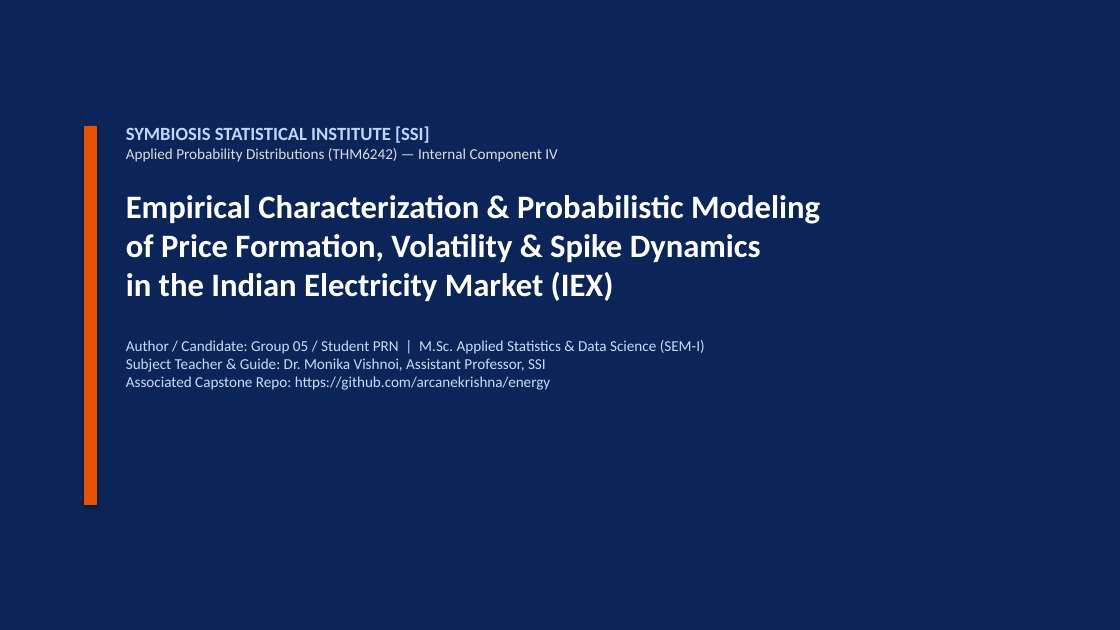
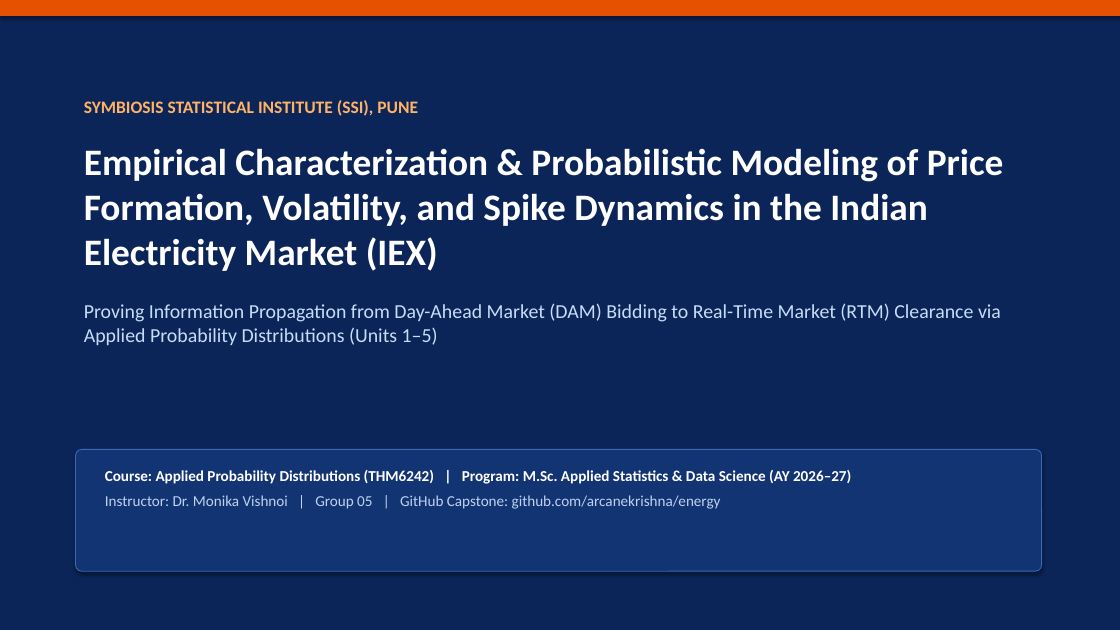
Before and after one commit to arcanekrishna/energy, a slide deck: slide 1 of academic_submission/presentation/Group05_Title05_Presentation.pptx. Drawn at 1120x630 pixels with LibreOffice and Linux fonts; fonts in the diff are those of the drawing. Boxes give left, top, right and bottom in pixels: in the first picture for what was removed or moved away, otherwise in the second. Text is boxed around its words. In the diff, an @@ line names an element or a change of style, - is before the commit and + after.

```diff
--- a/academic_submission/presentation/Group05_Title05_Presentation.pptx
+++ b/academic_submission/presentation/Group05_Title05_Presentation.pptx
@@ rectangle resized from (x1=84, y1=126, x2=97, y2=504) to (x1=0, y1=0, x2=1120, y2=15) @@
@@ text at (x1=84, y1=100, x2=1004, y2=345): text changed; size 13 to 17 pt; bold on @@
-SYMBIOSIS STATISTICAL INSTITUTE [SSI]
-Applied Probability Distributions (THM6242) — Internal Component IV
-Empirical Characterization & Probabilistic Modeling
-of Price Formation, Volatility & Spike Dynamics
-in the Indian Electricity Market (IEX)
-Author / Candidate: Group 05 / Student PRN | M.Sc. Applied Statistics & Data Science (SEM-I)
-Subject Teacher & Guide: Dr. Monika Vishnoi, Assistant Professor, SSI
-Associated Capstone Repo: https://github.com/arcanekrishna/energy
+SYMBIOSIS STATISTICAL INSTITUTE (SSI), PUNE
+Empirical Characterization & Probabilistic Modeling of Price Formation, Volatility, and Spike Dynamics in the Indian Electricity Market (IEX)
+Proving Information Propagation from Day-Ahead Market (DAM) Bidding to Real-Time Market (RTM) Clearance via Applied Probability Distributions (Units 1–5)
@@ rounded rectangle added at (x1=76, y1=450, x2=1042, y2=571), fill #123473, outline #3C69B4 0.75 pt @@
@@ text added at (x1=105, y1=470, x2=851, y2=509), 13 pt, text #FFFFFF, bold @@
+Course: Applied Probability Distributions (THM6242) | Program: M.Sc. Applied Statistics & Data Science (AY 2026–27)
+Instructor: Dr. Monika Vishnoi | Group 05 | GitHub Capstone: github.com/arcanekrishna/energy
```
Also in this commit, not shown: 14 slides added, 14 slides removed, 5 other files.
